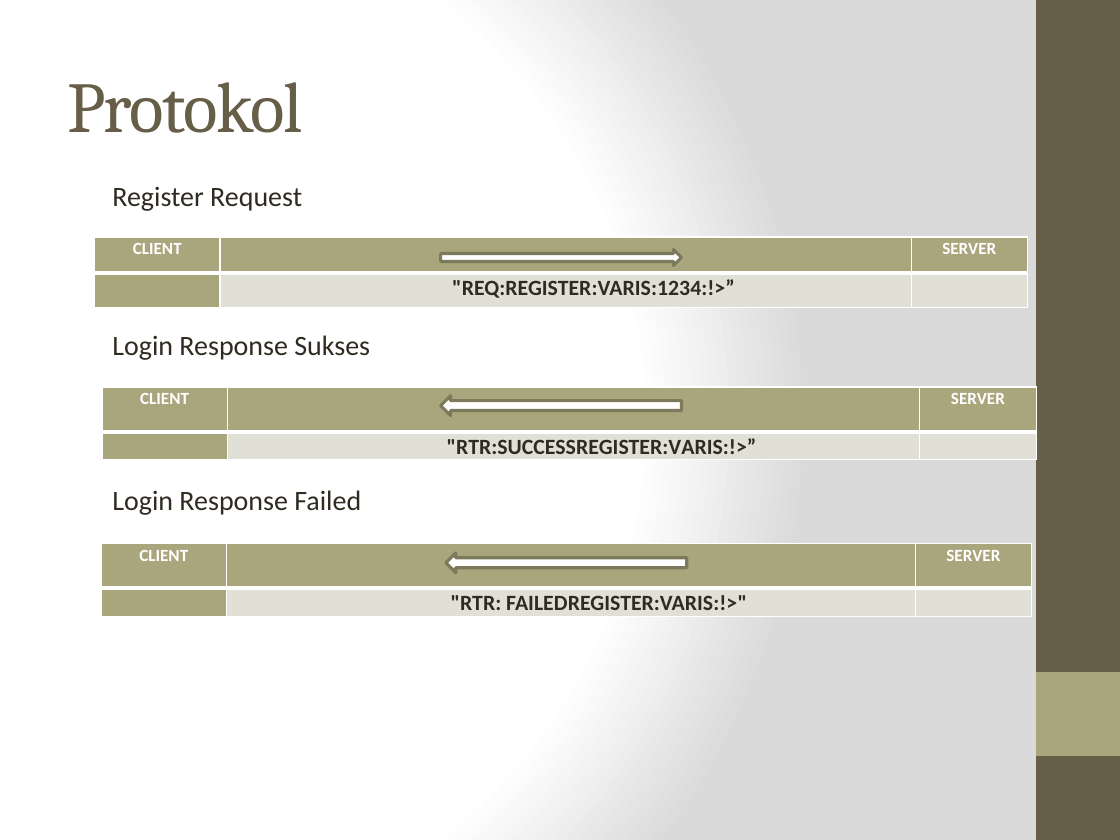
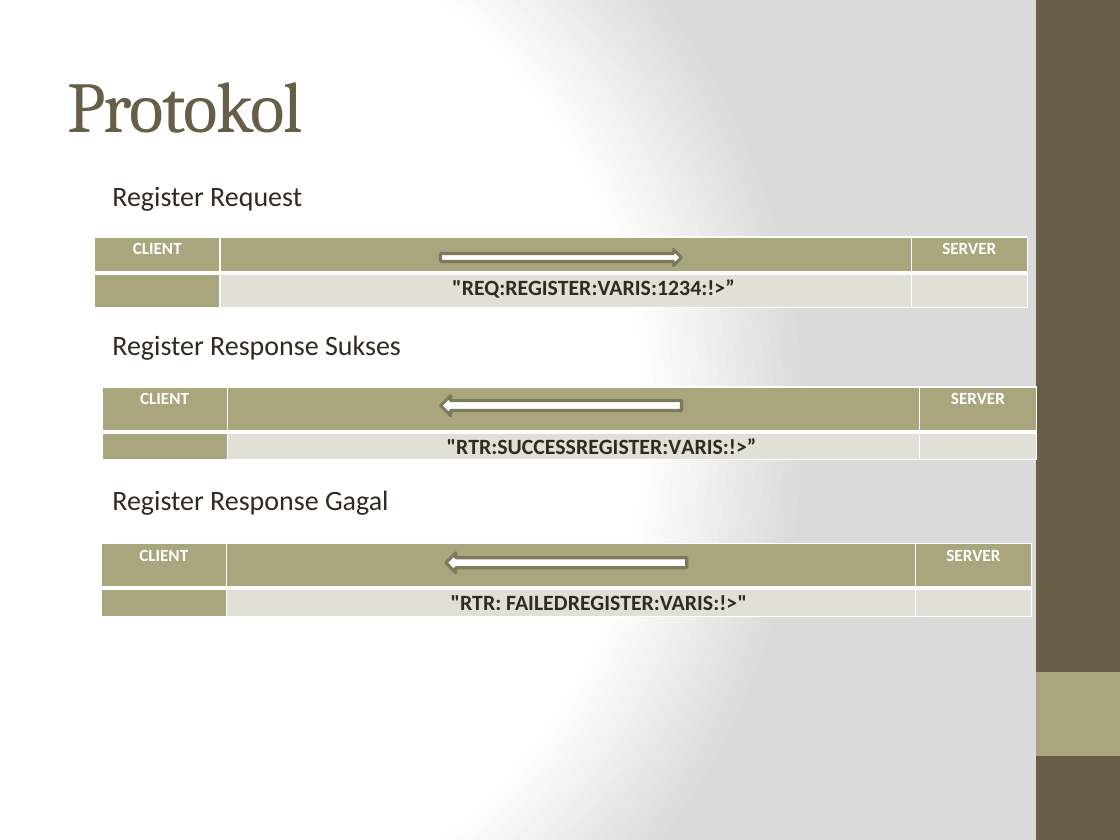
Before and after one commit to alvarisi/KIJ-chat, a slide deck: slide 2 of Presentasi.pptx. Drawn at 1120x840 pixels with LibreOffice and Linux fonts; fonts in the diff are those of the drawing. Boxes give left, top, right and bottom in pixels: in the first picture for what was removed or moved away, otherwise in the second. Text is boxed around its words. In the diff, an @@ line names an element or a change of style, - is before the commit and + after.

```diff
--- a/Presentasi.pptx
+++ b/Presentasi.pptx
@@ text at (x1=112, y1=335, x2=401, y2=360): text changed @@
-Login Response Sukses
+Register Response Sukses
@@ text at (x1=112, y1=490, x2=389, y2=515): text changed @@
-Login Response Failed
+Register Response Gagal
```
Also in this commit, not shown: 5 other slides changed, 3 slides added.
